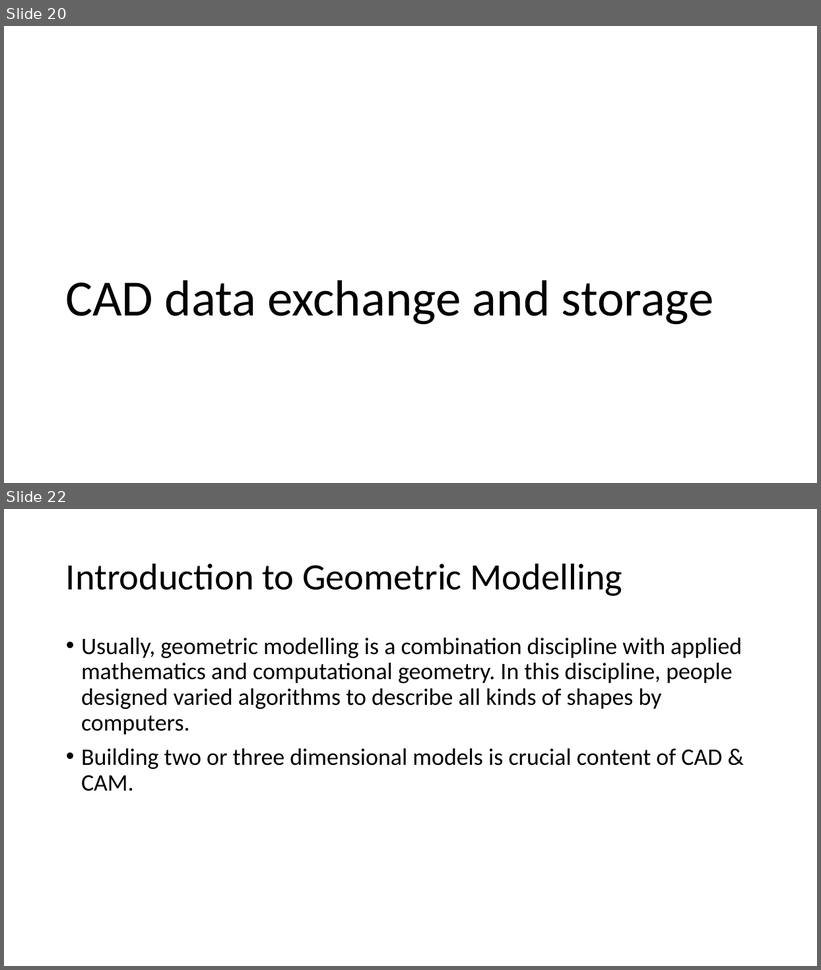
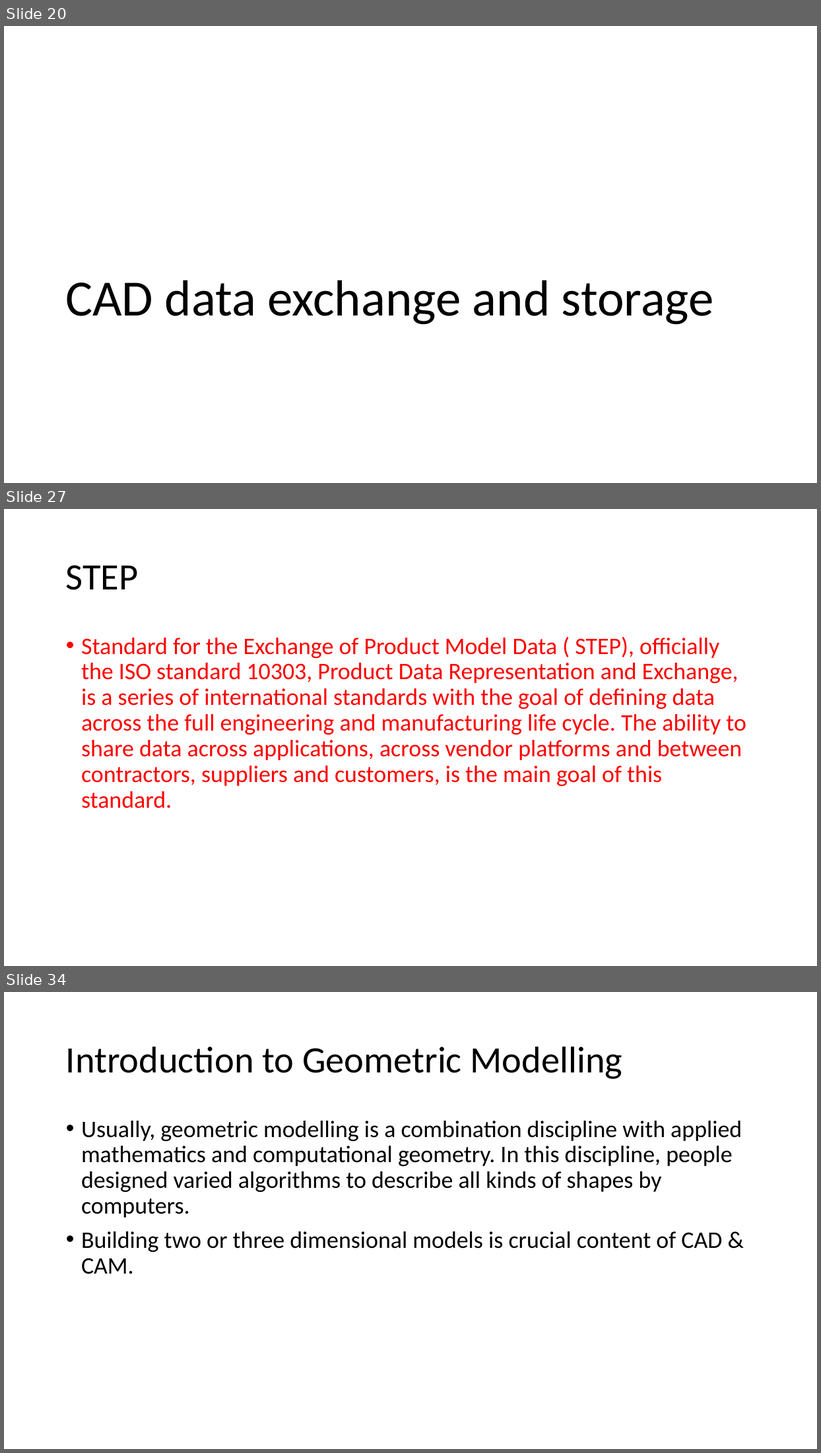
Before and after one commit to Jinny-Ching/cad_cam_course, a slide deck: CAD_CAM.pptx. Shown one above the other, each under a label of ours: slides 20 and 22 before the commit, slides 20, 27 and 34 after it; the slides between them are not shown. The pictures are 821x970 and 821x1453 pixels, drawn with LibreOffice and Linux fonts; fonts in the diff are those of the drawing. Boxes give left, top, right and bottom in pixels: in the first picture for what was removed or moved away, otherwise in the second. Text is boxed around its words. In the diff, an @@ line names an element or a change of style, - is before the commit and + after.

```diff
--- a/CAD_CAM.pptx
+++ b/CAD_CAM.pptx
@@ slide 27 added at [4,509,817,966], background #FFFFFF @@
@@ title added at [66,565,139,590], 44 pt, text #000000 @@
+STEP
@@ text added at [81,637,746,809], 28 pt, text #FF0000 @@
+• Standard for the Exchange of Product Model Data ( STEP), officially the ISO standard 10303, Product Data Representation and Exchange, is a series of international standards with the goal of defining data across the full engineering and manufacturing life cycle. The ability to share data across applications, across vendor platforms and between contractors, suppliers and customers, is the main goal of this standard.
@@ what was slide 22 is now slide 34 @@
```
Also in this commit, not shown: 3 slides changed, 12 other slides added.
